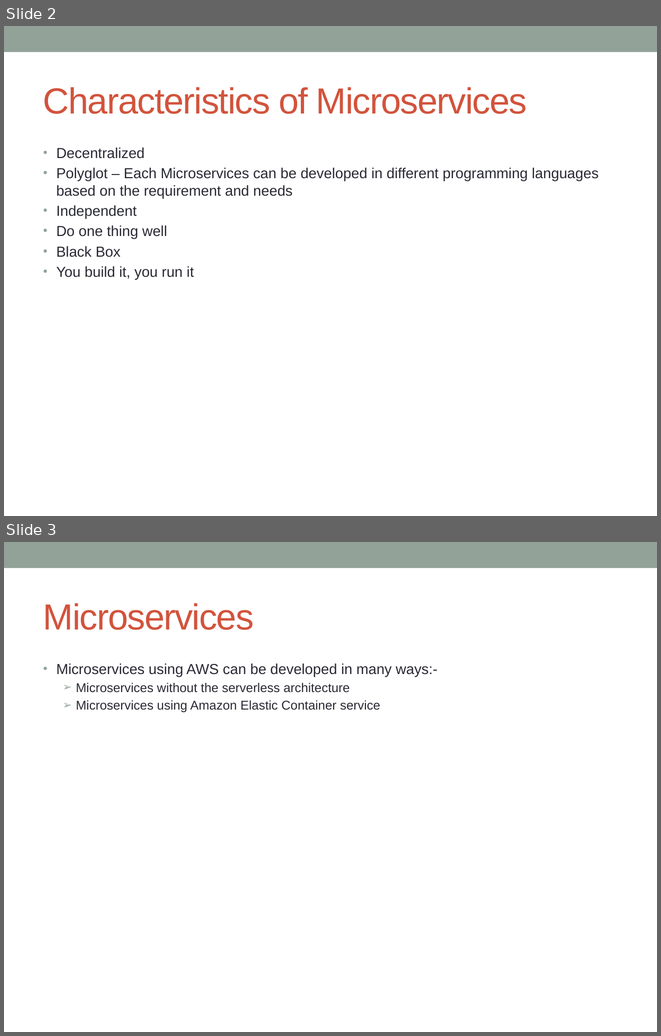
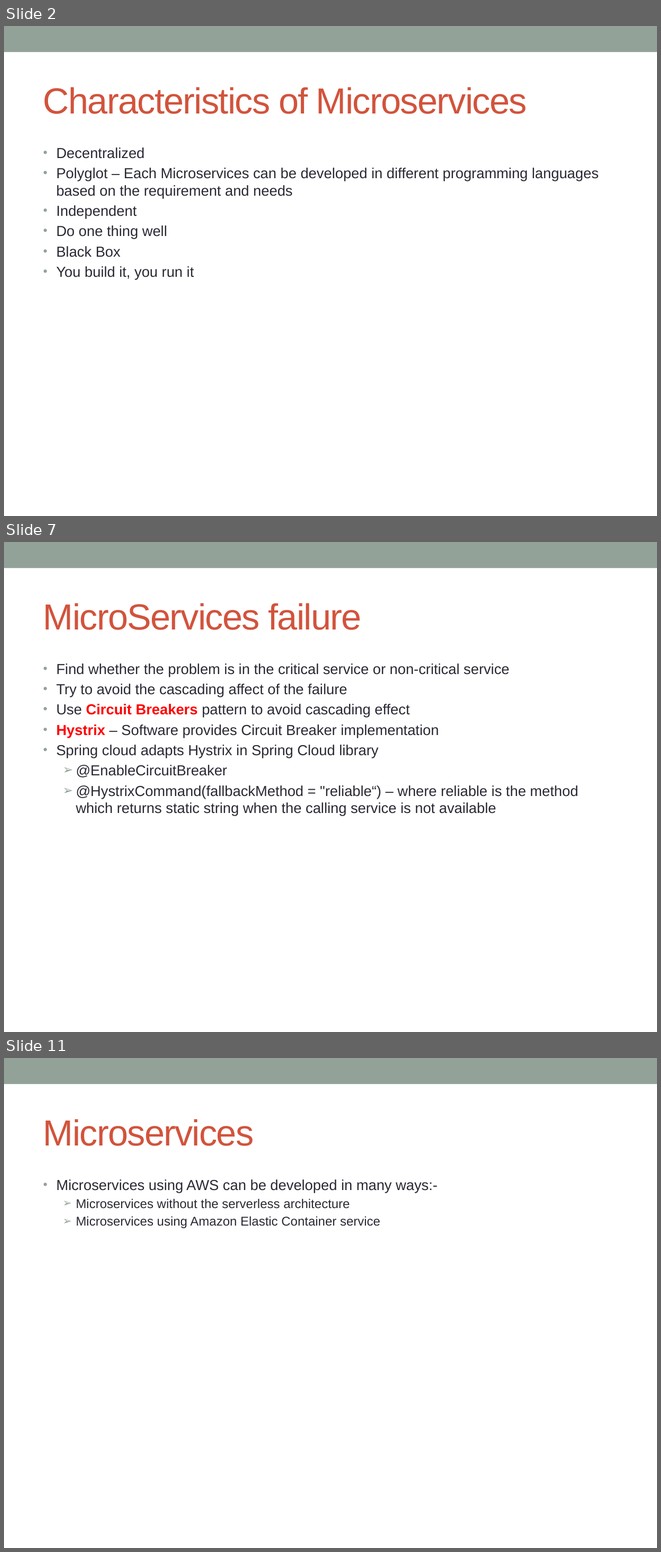
Before and after one commit to notionquest/ProjectDocumentation, a slide deck: Microservices_using_AWS.pptx. Shown one above the other, each under a label of ours: slides 2 and 3 before the commit, slides 2, 7 and 11 after it; the slides between them are not shown. The pictures are 661x1036 and 661x1552 pixels, drawn with LibreOffice and Linux fonts; fonts in the diff are those of the drawing. Boxes give left, top, right and bottom in pixels: in the first picture for what was removed or moved away, otherwise in the second. Text is boxed around its words. In the diff, an @@ line names an element or a change of style, - is before the commit and + after.

Commit message:
API gateway benefits, drawbacks and patterns used

```diff
--- a/Microservices_using_AWS.pptx
+++ b/Microservices_using_AWS.pptx
@@ slide 7 added at bbox=[4, 542, 657, 1032], background #FFFFFF; not listed: 1 template element that a slide beside it also shows @@
@@ title added at bbox=[43, 603, 362, 630], 40 pt, text #D2533C @@
+MicroServices failure
@@ text added at bbox=[56, 663, 578, 816], 16 pt, text #292934 @@
+• Find whether the problem is in the critical service or non-critical service
+• Try to avoid the cascading affect of the failure
+• Use Circuit Breakers pattern to avoid cascading effect
+• Hystrix – Software provides Circuit Breaker implementation
+• Spring cloud adapts Hystrix in Spring Cloud library
+  ➢ @EnableCircuitBreaker
+  ➢ @HystrixCommand(fallbackMethod = "reliable“) – where reliable is the method which returns static string when the calling service is not available
@@ what was slide 3 is now slide 11 @@
```
Also in this commit, not shown: 1 slide changed, 10 other slides added.
